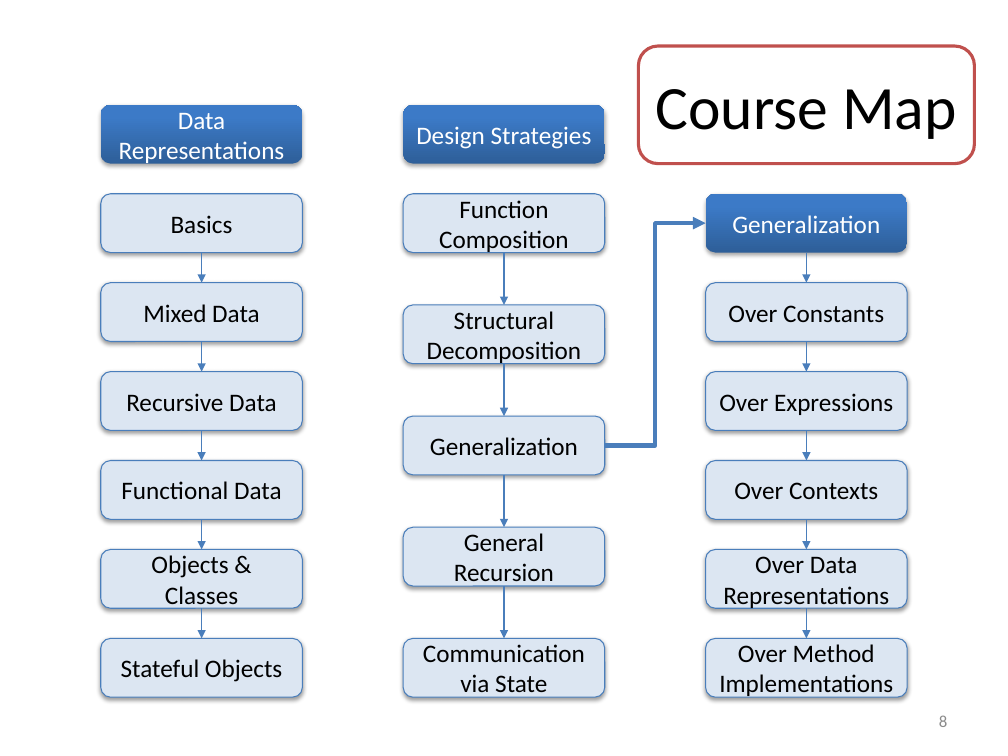
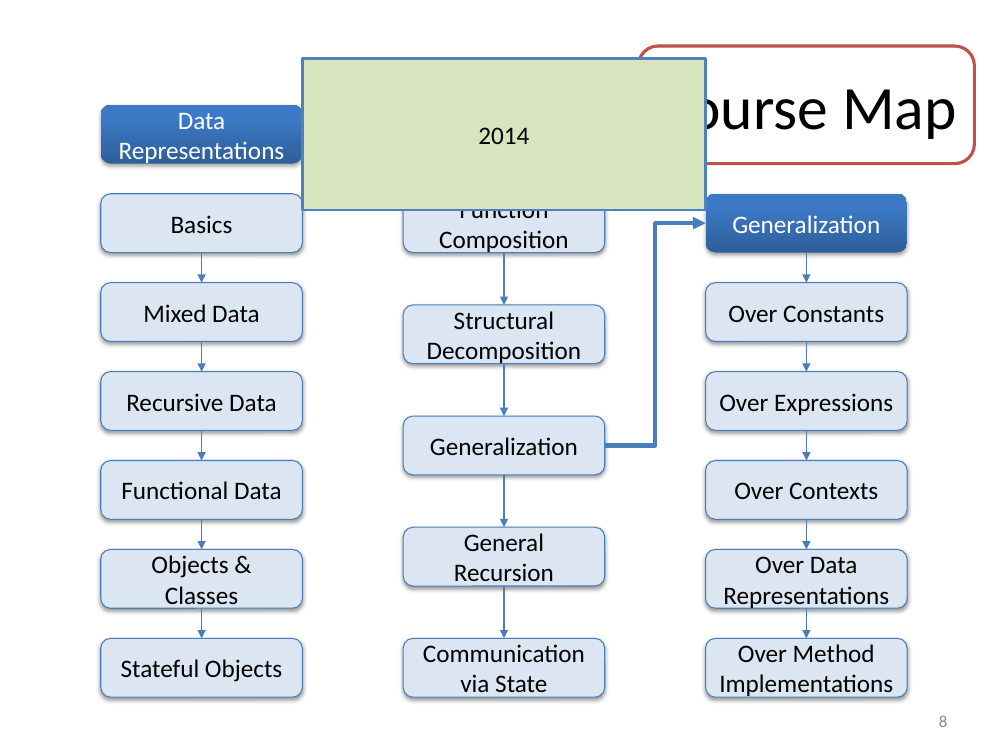
Before and after one commit to mwand/cs5010f16, a slide deck: slide 8 of Slides/Common Slides for CS 5010.pptx. Drawn at 1008x756 pixels with LibreOffice and Linux fonts; fonts in the diff are those of the drawing. Boxes give left, top, right and bottom in pixels: in the first picture for what was removed or moved away, otherwise in the second. Text is boxed around its words. In the diff, an @@ line names an element or a change of style, - is before the commit and + after.

```diff
--- a/Slides/Common Slides for CS 5010.pptx
+++ b/Slides/Common Slides for CS 5010.pptx
@@ rectangle added at bbox=[302, 58, 706, 210], fill #D7E4BD, outline #4F81BD 2 pt, 18 pt, text #000000 @@
+2014
```
Also in this commit, not shown: 1 slide added, 25 other files.
